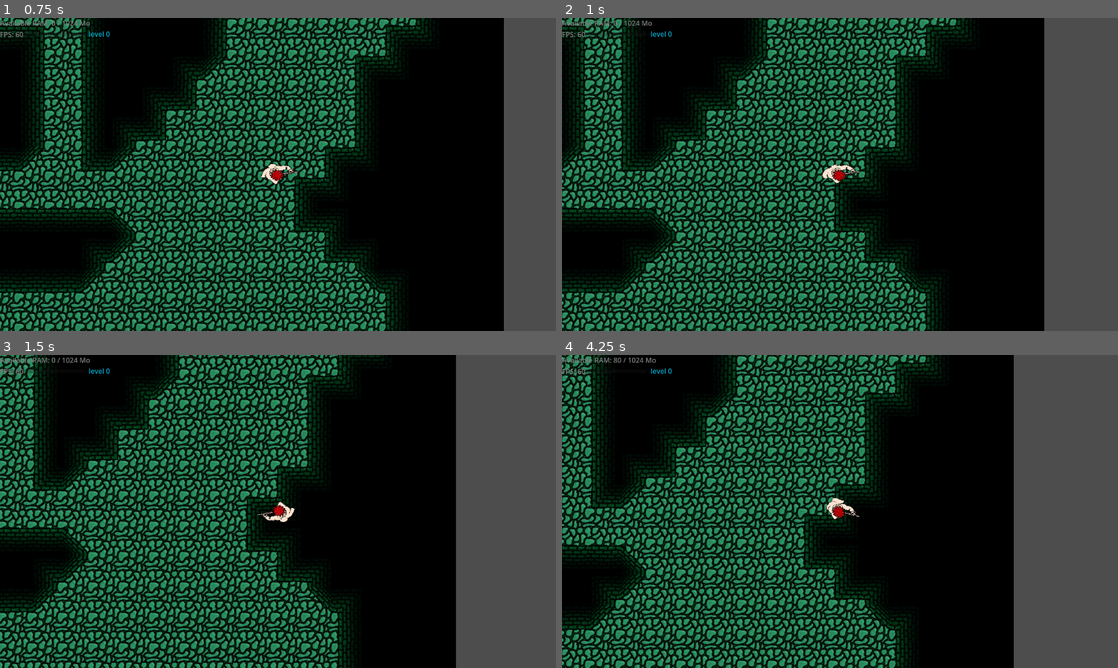
Above: before the commit, frames 1-4 (two rows, left to right).
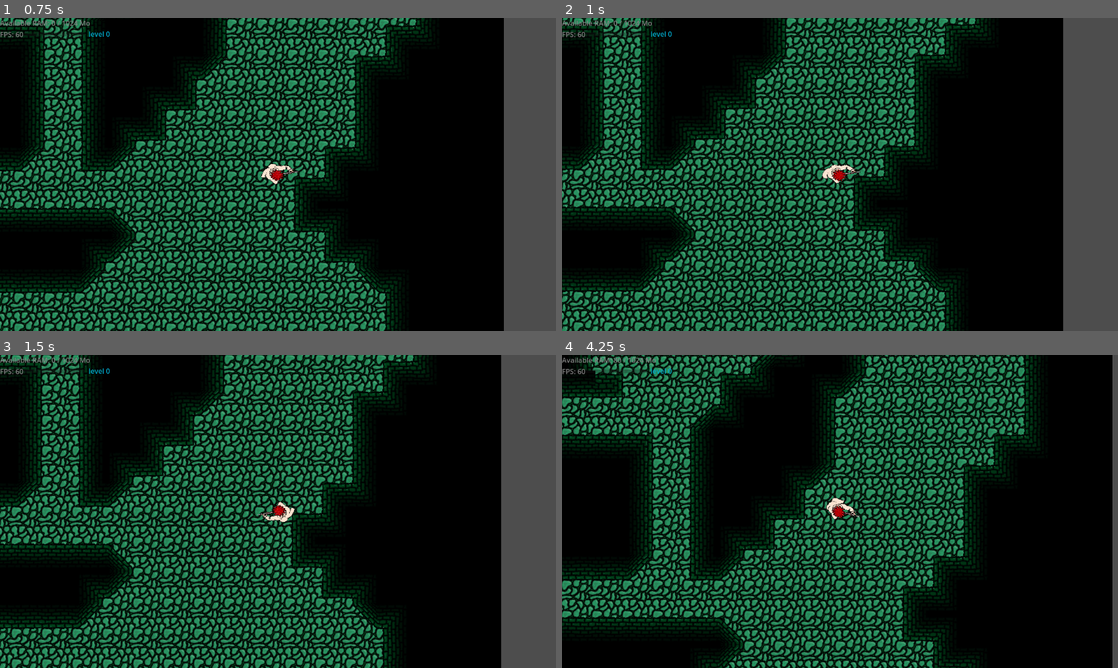
Above: after the commit, the same moments.

Repository: QKrempp/Saving-Private-RAM
Game: Godot game, scene res://Main.tscn
Two runs of this game, one before a commit and one after it. Both use one fixed random seed, a clock stepped at 60 frames per second and the inputs below. Sound files missing from this copy of the repository are replaced by a short silence.
Inputs (mouse positions are in pixels of both pictures, inside the frame that each line leads up to):
- Up to frame 1 (0.75 s): tap Enter at 0.5 s; move the mouse to (400, 158) at 0.52 s; hold Right (ui_right) from 0.53 s (still down)
- Up to frame 2 (1 s): keep holding Right (ui_right)
- Up to frame 3 (1.5 s): move the mouse to (166, 527) at 1.27 s; release Right (ui_right) at 1.28 s; hold Down (ui_down) from 1.28 s (still down)
- Up to frame 4 (4.25 s): move the mouse to (895, 442) at 2.02 s; release Down (ui_down) at 2.03 s; hold Right (ui_right) 2.03-2.78 s; move the mouse to (812, 574) at 2.77 s; hold Up (ui_up) 2.78-3.53 s; move the mouse to (1006, 558) at 3.52 s; hold Left (ui_left) from 3.53 s (still down)

Frame 1 is identical in both runs. In frame 2, 43% of the frame differs, in the area x 0-91%, y 0-100%; in frame 3, 53%; in frame 4, 69%, in the area x 0-99%, y 0-100%.

Commit message:
Add hitboxes to first walls

Diff:
--- a/Main.tscn
+++ b/Main.tscn
@@ -56,68 +56,89 @@
 texture_region_size = Vector2i(70, 70)
 0:0/next_alternative_id = 6
 0:0/0 = 0
-0:0/1 = 1
-0:0/1/flip_h = true
+0:0/0/physics_layer_0/polygon_0/points = PackedVector2Array(-29.0281, -35, 35, -35, 35, 35, -28.0967, 35)
+0:0/1 = 1
+0:0/1/flip_h = true
+0:0/1/physics_layer_0/polygon_0/points = PackedVector2Array(-35, -35, 27.7862, -35, 27.7862, 35, -35, 35)
 0:0/2 = 2
 0:0/2/transpose = true
+0:0/2/physics_layer_0/polygon_0/points = PackedVector2Array(-35, -28.2519, 35, -27.3205, 35, 35, -35, 35)
 0:0/3 = 3
 0:0/3/flip_v = true
 0:0/3/transpose = true
+0:0/3/physics_layer_0/polygon_0/points = PackedVector2Array(-35, -35, 35, -35, 35, 27.3205, -35, 27.631, -35, 27.0101)
 
 [sub_resource type="TileSetAtlasSource" id="TileSetAtlasSource_fpfj3"]
 texture = ExtResource("2_c6i3y")
 texture_region_size = Vector2i(70, 70)
 0:0/next_alternative_id = 4
 0:0/0 = 0
-0:0/1 = 1
-0:0/1/flip_h = true
+0:0/0/physics_layer_0/polygon_0/points = PackedVector2Array(-27.1653, -26.0787, 35, -27.0101, 35, 35, -26.8548, 35, -27.1653, 35)
+0:0/1 = 1
+0:0/1/flip_h = true
+0:0/1/physics_layer_0/polygon_0/points = PackedVector2Array(-35, -26.3892, 25.9235, -28.2519, 28.0967, 35, -35, 35, -35, 35)
 0:0/2 = 2
 0:0/2/flip_v = true
-0:0/3 = 3
-0:0/3/flip_h = true
-0:0/3/flip_v = true
+0:0/2/physics_layer_0/polygon_0/points = PackedVector2Array(-26.8548, -35, 35, -35, 35, 25.4578, -25.9235, 24.8369, -24.6816, 24.8369, -25.3025, 24.8369)
+0:0/3 = 3
+0:0/3/flip_h = true
+0:0/3/flip_v = true
+0:0/3/physics_layer_0/polygon_0/points = PackedVector2Array(-35, -35, 26.8549, -35, 26.5444, 25.1473, -35, 26.6996, -35, 24.5264, -35, 25.4578)
 
 [sub_resource type="TileSetAtlasSource" id="TileSetAtlasSource_sc1dx"]
 texture = ExtResource("3_c2ibq")
 texture_region_size = Vector2i(70, 70)
 0:0/next_alternative_id = 4
 0:0/0 = 0
-0:0/1 = 1
-0:0/1/flip_h = true
+0:0/0/physics_layer_0/polygon_0/points = PackedVector2Array(1.70753, -2.48368, 35, -28.8728, 35, 35, -28.0967, 35, -26.8548, 29.4938, -26.5444, 28.5624)
+0:0/1 = 1
+0:0/1/flip_h = true
+0:0/1/physics_layer_0/polygon_0/points = PackedVector2Array(-35, -29.4938, 3.5703, 0.310463, 35, 35, -28.0967, 35, -35, 35, -35, 35)
 0:0/2 = 2
 0:0/2/flip_v = true
-0:0/3 = 3
-0:0/3/flip_h = true
-0:0/3/flip_v = true
+0:0/2/physics_layer_0/polygon_0/points = PackedVector2Array(-35, -35, 35, -35, 35, 35, -1.70753, -0.310459, -15.6783, -18.0067, -23.4398, -24.2159)
+0:0/3 = 3
+0:0/3/flip_h = true
+0:0/3/flip_v = true
+0:0/3/physics_layer_0/polygon_0/points = PackedVector2Array(-35, -35, 35, -35, -0.776146, 2.17323, -35, 29.1833, -35, -3.10461, -35, -20.8009)
 
 [sub_resource type="TileSetAtlasSource" id="TileSetAtlasSource_kjvhd"]
 texture = ExtResource("5_fpfj3")
 texture_region_size = Vector2i(70, 70)
 0:0/next_alternative_id = 4
 0:0/0 = 0
-0:0/1 = 1
-0:0/1/flip_h = true
+0:0/0/physics_layer_0/polygon_0/points = PackedVector2Array(-25.9235, -35, 35, -35, 35, 35, -35, 35, -35, -3.10461, -35, -26.3892, -26.8548, -28.5624)
+0:0/1 = 1
+0:0/1/flip_h = true
+0:0/1/physics_layer_0/polygon_0/points = PackedVector2Array(28.0967, -28.2519, 35, -27.631, 35, 35, -35, 35, -35, -3.10461, -35, -26.3892, -35, -35, 26.8549, -35)
 0:0/2 = 2
 0:0/2/flip_v = true
-0:0/3 = 3
-0:0/3/flip_h = true
-0:0/3/flip_v = true
+0:0/2/physics_layer_0/polygon_0/points = PackedVector2Array(35, -35, 35, -27.631, 35, 35, -28.0967, 35, -26.5444, 25.7682, -35, 23.9055, -35, -35, 26.8549, -35)
+0:0/3 = 3
+0:0/3/flip_h = true
+0:0/3/flip_v = true
+0:0/3/physics_layer_0/polygon_0/points = PackedVector2Array(35, -35, 35, -27.631, 35, 26.0787, 27.7862, 27.3205, 27.4758, 35, -35, 35, -35, -35, 26.8549, -35)
 
 [sub_resource type="TileSetAtlasSource" id="TileSetAtlasSource_3b0ty"]
 texture = ExtResource("12_5tuhn")
 texture_region_size = Vector2i(70, 70)
 0:0/next_alternative_id = 4
 0:0/0 = 0
+0:0/0/physics_layer_0/polygon_0/points = PackedVector2Array(5.1226, -27.3205, 27.7862, -28.5624, 26.5444, -2.48368, 27.7862, 27.3205, 27.4758, 35, -27.7862, 35, -26.5444, -27.3205, -9.77951, -28.2519)
 0:0/1 = 1
 0:0/1/flip_v = true
+0:0/1/physics_layer_0/polygon_0/points = PackedVector2Array(8.84813, -35, 25.3025, -35, 26.5444, -2.48368, 27.4758, 13.6603, 26.8549, 26.3892, -25.9235, 27.631, -27.1653, -35, -5.1226, -35)
 0:0/2 = 2
 0:0/2/transpose = true
+0:0/2/physics_layer_0/polygon_0/points = PackedVector2Array(10.4004, -26.3892, 35, -27.3205, 35, -3.72553, 35, 12.7289, 35, 24.8368, -25.9235, 27.631, -26.8548, -27.0101, -4.81213, -28.5624)
 0:0/3 = 3
 0:0/3/flip_h = true
 0:0/3/transpose = true
+0:0/3/physics_layer_0/polygon_0/points = PackedVector2Array(10.4004, -26.3892, 29.3385, -26.0787, 27.4758, -3.72553, 27.7862, 12.108, 25.9235, 24.8369, -35, 27.0101, -35, -27.0101, -4.81213, -28.5624)
 
 [sub_resource type="TileSet" id="TileSet_bg4s2"]
 tile_size = Vector2i(70, 70)
+physics_layer_0/collision_layer = 1
 sources/1 = SubResource("TileSetAtlasSource_j4qnp")
 sources/0 = SubResource("TileSetAtlasSource_c2ibq")
 sources/2 = SubResource("TileSetAtlasSource_fpfj3")
--- a/world.gd
+++ b/world.gd
@@ -8,39 +8,6 @@
 const RIGHT := 1
 const LEFT := 0
 const VOID := -1
-
-enum VOISINS {
-	HAUT	   = 1 << 0,  # 1
-	HAUT_DROITE = 1 << 1, # 2
-	DROITE	 = 1 << 2, # 4
-	BAS_DROITE  = 1 << 3, # 8
-	BAS		= 1 << 4,  # 16
-	BAS_GAUCHE  = 1 << 5, # 32
-	GAUCHE	 = 1 << 6, # 64
-	HAUT_GAUCHE = 1 << 7, # 128
-}
-
-func calculer_masque_voisins(x: int, y: int, grille: Array) -> int:
-	var masque = 0
-	# Vérifie chaque voisin et met à jour le masque
-	if x > 0 and grille[y][x-1] == 0:  # Gauche
-		masque |= VOISINS.GAUCHE
-	if x > 0 and y > 0 and grille[y-1][x-1] == 0:  # Haut-Gauche
-		masque |= VOISINS.HAUT_GAUCHE
-	if y > 0 and grille[y-1][x]:  # Haut
-		masque |= VOISINS.HAUT
-	if x < grille[0].size() - 1 and y > 0 and grille[y-1][x+1]:  # Haut-Droite
-		masque |= VOISINS.HAUT_DROITE
-	if x < grille[0].size() - 1 and grille[y][x+1]:  # Droite
-		masque |= VOISINS.DROITE
-	if x < grille[0].size() - 1 and y < grille.size() - 1 and grille[y+1][x+1]:  # Bas-Droite
-		masque |= VOISINS.BAS_DROITE
-	if y < grille.size() - 1 and grille[y+1][x]:  # Bas
-		masque |= VOISINS.BAS
-	if x > 0 and y < grille.size() - 1 and grille[y+1][x-1]:  # Bas-Gauche
-		masque |= VOISINS.BAS_GAUCHE
-	return masque
-
 
 func render(grid: Array, x: int, y: int):
 	if grid[y][x] == 1:
@@ -60,7 +27,6 @@
 	var top_left := 1
 	var bottom_right := 1
 	var bottom_left := 1
-	print(calculer_masque_voisins(x, y, grid))
 	if y > 0:
 		top = grid[y-1][x]
 		if x > 0:
